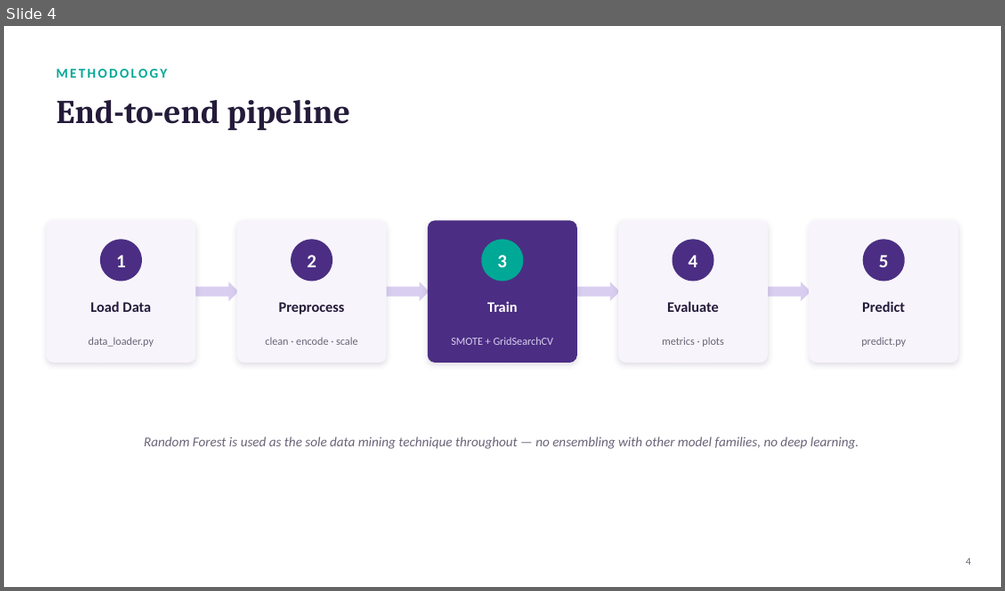
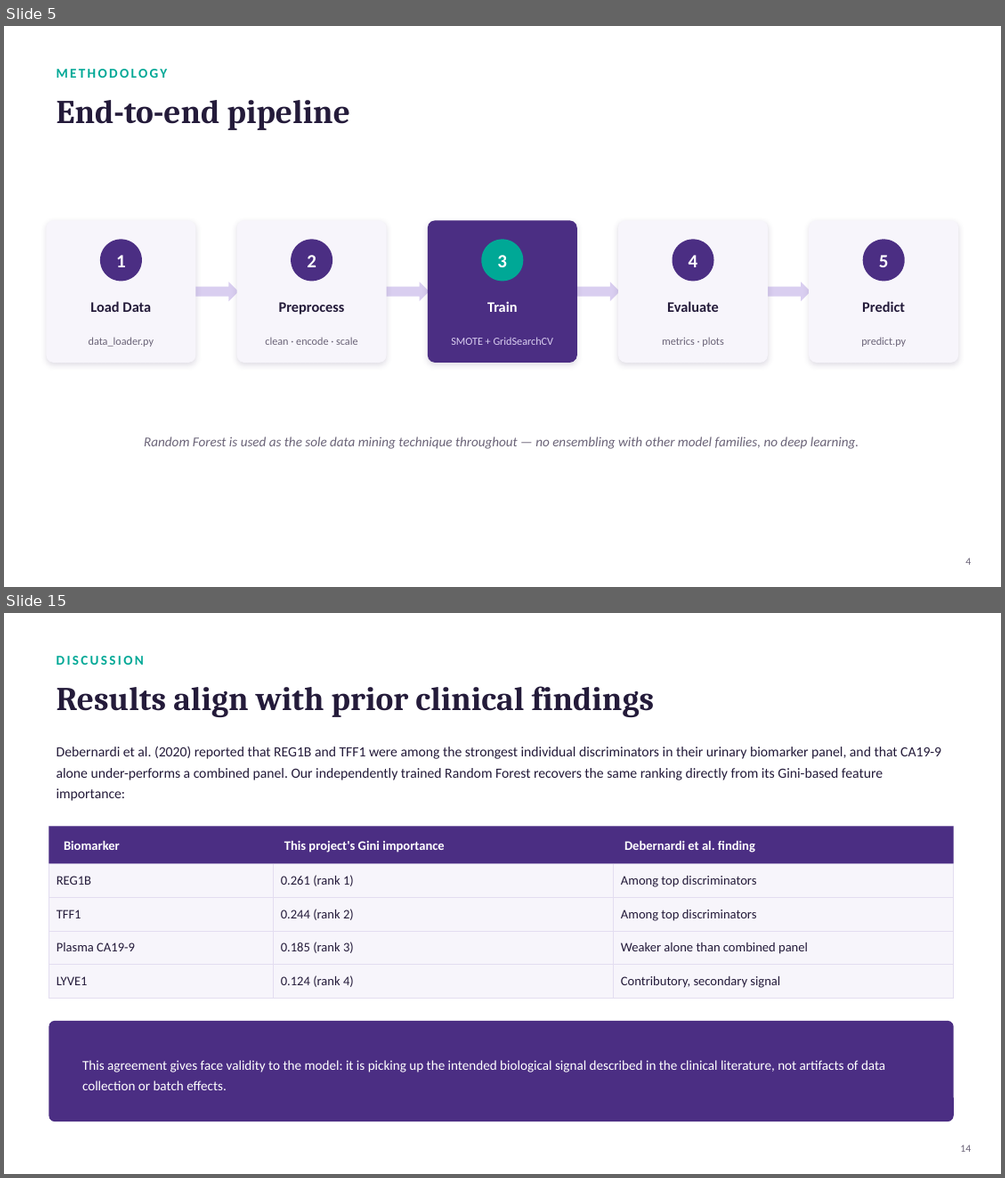
Before and after one commit to kareem1207/Early-Stage-Pancreatic-Cancer-Detection-Using-Random-Forest-Classification, a slide deck: reports/presentation.pptx. Shown one above the other, each under a label of ours: slide 4 before the commit, slides 5 and 15 after it; the slides between them are not shown. The pictures are 1005x591 and 1005x1178 pixels, drawn with LibreOffice and Linux fonts; fonts in the diff are those of the drawing. Boxes give left, top, right and bottom in pixels: in the first picture for what was removed or moved away, otherwise in the second. Text is boxed around its words. In the diff, an @@ line names an element or a change of style, - is before the commit and + after.

```diff
--- a/reports/presentation.pptx
+++ b/reports/presentation.pptx
@@ slide 15 added at [4,613,1001,1174], background #FFFFFF @@
@@ text added at [57,656,144,665], 13 pt, text #00A896, bold @@
+DISCUSSION
@@ text added at [57,686,654,718], 32 pt, text #241B3A, bold @@
+Results align with prior clinical findings
@@ text added at [57,746,941,801], 13.5 pt, text #241B3A @@
+Debernardi et al. (2020) reported that REG1B and TFF1 were among the strongest individual discriminators in their urinary biomarker panel, and that CA19-9 alone under-performs a combined panel. Our independently trained Random Forest recovers the same ranking directly from its Gini-based feature importance:
@@ table added at [48,826,954,998], 5 rows, 3 columns @@
+Biomarker | This project's Gini importance | Debernardi et al. finding
+REG1B | 0.261 (rank 1) | Among top discriminators
+TFF1 | 0.244 (rank 2) | Among top discriminators
+Plasma CA19-9 | 0.185 (rank 3) | Weaker alone than combined panel
+LYVE1 | 0.124 (rank 4) | Contributory, secondary signal
@@ rectangle added at [48,826,954,863], fill #4B2E83 @@
@@ text added at [57,840,113,850], 12.5 pt, text #FFFFFF, bold @@
+Biomarker
@@ text added at [284,840,441,852], 12.5 pt, text #FFFFFF, bold @@
+This project's Gini importance
@@ text added at [624,840,752,852], 12.5 pt, text #FFFFFF, bold @@
+Debernardi et al. finding
@@ rounded rectangle added at [48,1021,954,1121], fill #4B2E83 @@
@@ text added at [82,1060,885,1090], 13 pt, text #FFFFFF @@
+This agreement gives face validity to the model: it is picking up the intended biological signal described in the clinical literature, not artifacts of data collection or batch effects.
@@ text added at [960,1144,971,1151], 10 pt, text #6B6478 @@
+14
@@ what was slide 4 is now slide 5 @@
```
Also in this commit, not shown: 11 slides changed, 3 other slides added.
